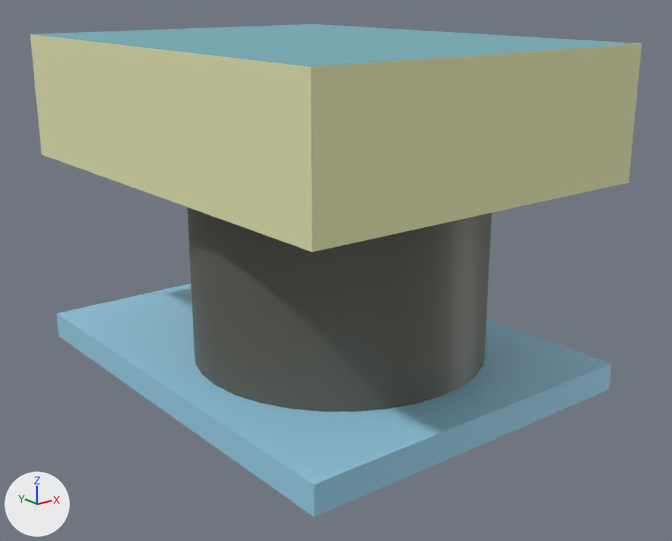
Renders of the Blender file public/assets/tower.blend from each side of a commit.
Rendered twice from a 50 mm lens placed at (-0.2, -0.947, 0.2), pointed at (0.002, -0.694, 0.098). The axes (+X, +Y, +Z) are drawn at lower left. The lights are the same throughout.

Objects in the first picture: 'stand', 'turret'.
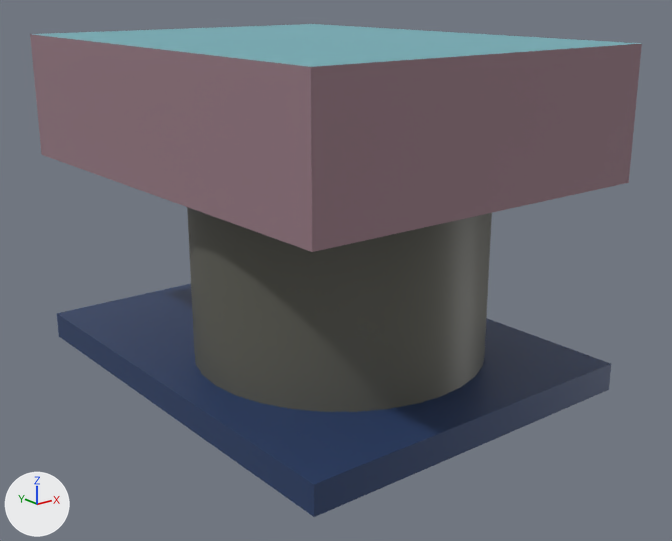
Edits to the bpy script that builds the scene:
```text
Change mat_table_turret:
    mat_table_turret.base_color: (0.791, 0.799, 0.462) -> (0.319, 0.202, 0.238)  # beige #e6e7b5 -> purple #997c86
Change mat_floor_stand:
    mat_floor_stand.base_color: (0.309, 0.617, 0.799) -> (0.0222, 0.0482, 0.133)  # blue #97cee7 -> dark blue #293e66
```

Boxes (x1, y1, x2, y2) around the edits, measured in the pictures (672 x 541 px):
'turret', recoloured
    both: (30, 33, 642, 323)
'stand', recoloured
    both: (57, 284, 611, 517)
